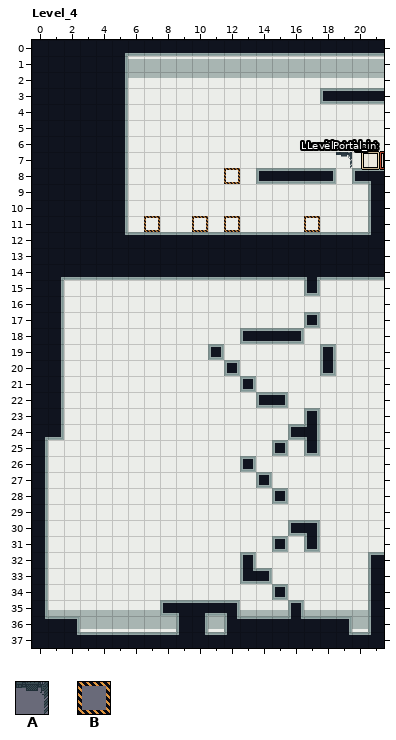
Level history. LDtk project: res/level/TestLevel.ldtk. That is the earlier state.
Cells are 32x32 px. Shown: Level_4 x 0..21, y 0..37. The commit also changed other parts of the map, which this record leaves out.
Key: from "Mothman": A 11, B 249.
Objects are placed by their top-left corner, in cells (3,4 is the top-left corner of cell 3,4); size is 1x1 cell unless given.
Layers that did not change in this view are not listed.
Objects on layer "Entities" before:
"LevelPortal_out" rectangle at 20.7,7
"LevelPortal_in" rectangle at 21.8,7 size 0.2x1
B "MovingBlock" at 7,11
B "MovingBlock" at 10,11
B "MovingBlock" at 12,11
B "MovingBlock" at 17,11
B "MovingBlock" at 12,8
A "Elevator" at 19,7
The same view after the edit:
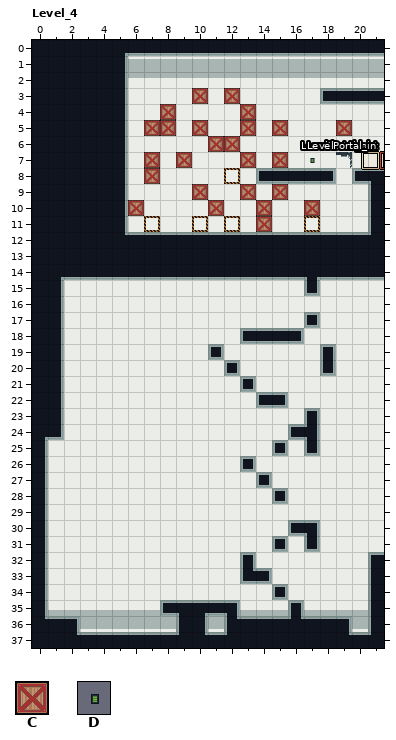
Further tiles: from "Mothman": C 19, D 248.
From old to new:
Layer "Entities":
added: C "WoodCrate" at 15,7
added: C "WoodCrate" at 7,7
added: C "WoodCrate" at 7,8
added: C "WoodCrate" at 10,5
added: C "WoodCrate" at 12,6
added: C "WoodCrate" at 14,11
added: C "WoodCrate" at 17,10
added: C "WoodCrate" at 19,5
added: C "WoodCrate" at 7,5
added: C "WoodCrate" at 8,4
added: C "WoodCrate" at 10,3
added: C "WoodCrate" at 12,3
added: C "WoodCrate" at 11,6
added: C "WoodCrate" at 9,7
added: C "WoodCrate" at 13,5
added: C "WoodCrate" at 15,5
added: C "WoodCrate" at 13,9
added: C "WoodCrate" at 11,10
added: C "WoodCrate" at 10,9
added: C "WoodCrate" at 6,10
added: C "WoodCrate" at 8,5
added: C "WoodCrate" at 13,7
added: C "WoodCrate" at 15,9
added: C "WoodCrate" at 14,10
added: C "WoodCrate" at 13,4
added: D "ElevatorCallSwitch" at 17,7
